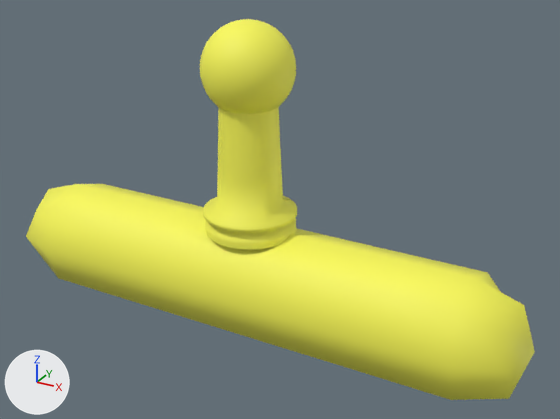
Renders of the COLLADA model models/yellowBrush.dae from each side of a commit.
Rendered twice from a camera (50 mm lens) standing at (0.0809, -0.1335, 0.0731) and looking at (0.0071, 0.0007, 0.0059). Every picture has the same lights, and +X, +Y and +Z are marked at lower left. Where no turn or scale is listed for an object, it has been applied to the vertices.
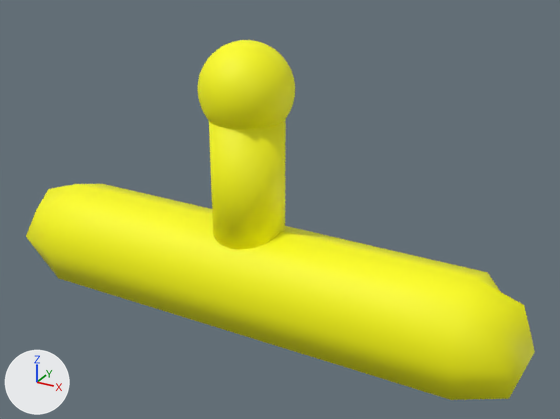
Changed parts and their boxes (x1, y1, x2, y2) in the pictures (560 x 419 px):
'Cube', recoloured
    both: (26, 184, 535, 400)
'Circle_001', deleted (yellow)
    before: (200, 19, 297, 249)
'Cylinder', added (yellow)
    after: (209, 119, 286, 250)
'Sphere', added (yellow)
    after: (197, 40, 295, 129)

Edits to the bpy script that builds the scene:
```text
Change mat_material_001:
    mat_material_001.base_color: (0.965, 0.958, 0.097) -> (1.0, 1.0, 0.0)  # yellow #fbfa58 -> yellow #ffff00
Add me_cylinder_009:
    me_cylinder_009.from_pydata(...)  # 102 vertices, 150 faces; spans x -0.008..0.008, y -0.008..0.008, z -0.015..0.015
    me_cylinder_009.materials.append(mat_material_001)  # yellow #ffff00
Add me_sphere_001:
    me_sphere_001.from_pydata(...)  # 1570 vertices, 1600 faces; spans x -0.01..0.01, y -0.01..0.01, z -0.01..0.01
    me_sphere_001.materials.append(mat_material_001)  # yellow #ffff00
Remove ob_circle_001:
    ob_circle_001 = bpy.data.objects.new('Circle_001', me_circle_004)
    ob_circle_001.location = (0.0, 0.0, 0.0)
Add ob_cylinder:
    ob_cylinder = bpy.data.objects.new('Cylinder', me_cylinder_009)
    ob_cylinder.location = (-0.0002, -0.0002, 0.0108)
Add ob_sphere:
    ob_sphere = bpy.data.objects.new('Sphere', me_sphere_001)
    ob_sphere.location = (-0.0003, -0.0001, 0.0315)
```
